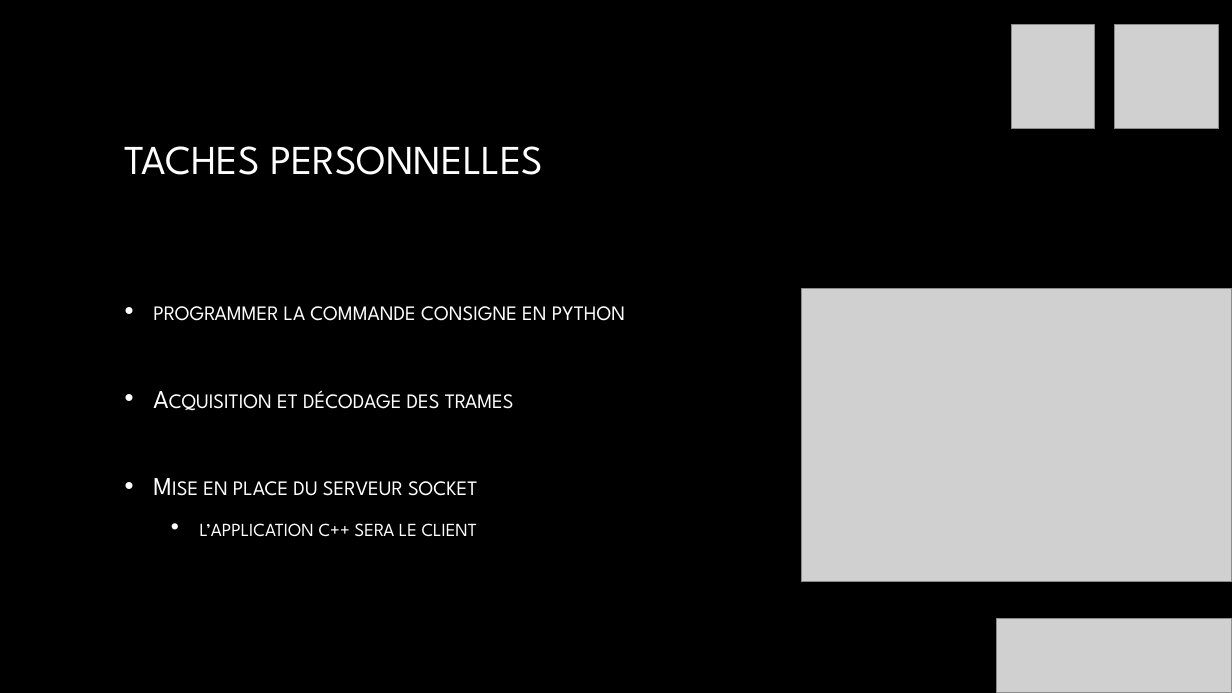
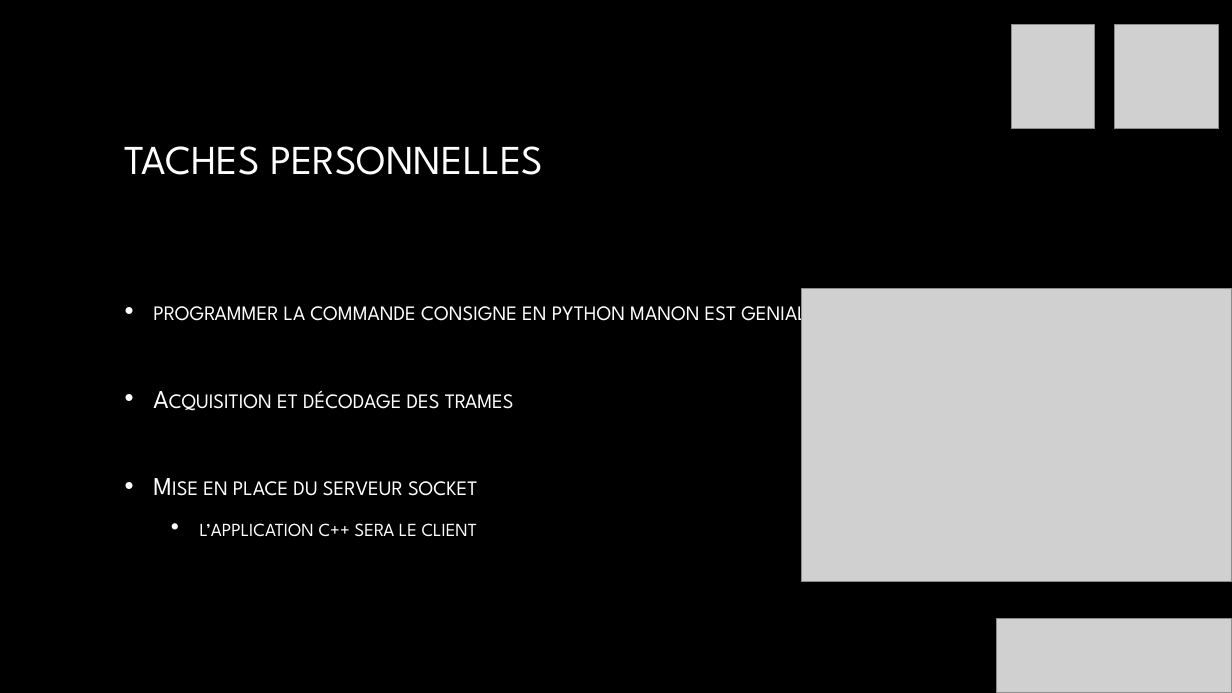
Before and after one commit to Izakun/banc_de_test_eolienne, a slide deck: slide 4 of 05_revue_de_projet/revue_01/02_arnaud_jullien/revue_01_arnaud_jullien.pptx. Drawn at 1232x693 pixels with LibreOffice and Linux fonts; fonts in the diff are those of the drawing; grey boxes stand for pictures; background and template pictures are left out. Boxes give left, top, right and bottom in pixels: in the first picture for what was removed or moved away, otherwise in the second. Text is boxed around its words. In the diff, an @@ line names an element or a change of style, - is before the commit and + after.

```diff
--- a/05_revue_de_projet/revue_01/02_arnaud_jullien/revue_01_arnaud_jullien.pptx
+++ b/05_revue_de_projet/revue_01/02_arnaud_jullien/revue_01_arnaud_jullien.pptx
@@ text at box(153, 300, 817, 327): text changed @@
-• programmer la commande consigne en python
+• programmer la commande consigne en python manon est geniale
```
Also in this commit, not shown: 2 other slides changed.
